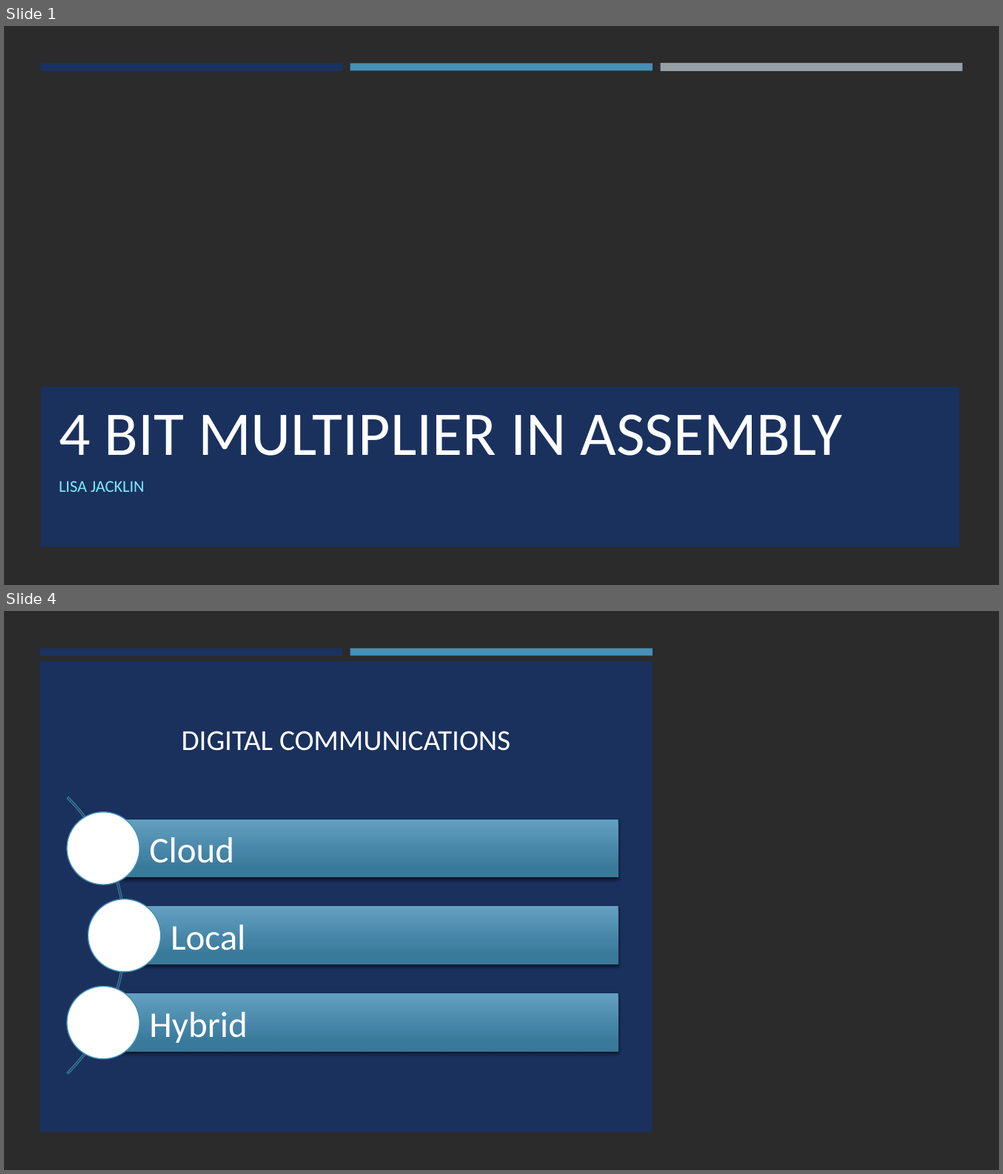
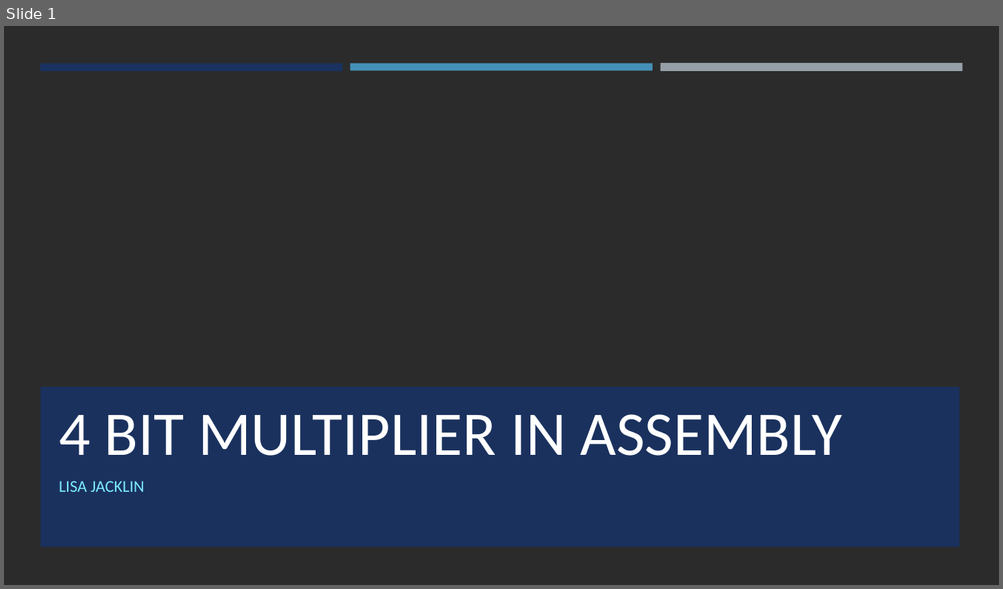
Before and after one commit to LisaJacklin/CS301_Project, a slide deck: CS301_ProjectPresentation.pptx. Shown one above the other, each under a label of ours: slides 1 and 4 before the commit, slide 1 after it; the slides between them are not shown. The pictures are 1003x1174 and 1003x589 pixels, drawn with LibreOffice and Linux fonts; fonts in the diff are those of the drawing; background and template pictures are left out; a plain dark background stands for a picture behind light text. Boxes give left, top, right and bottom in pixels: in the first picture for what was removed or moved away, otherwise in the second. Text is boxed around its words. In the diff, an @@ line names an element or a change of style, - is before the commit and + after.

```diff
--- a/CS301_ProjectPresentation.pptx
+++ b/CS301_ProjectPresentation.pptx
@@ slide 4 removed at (x1=4, y1=611, x2=999, y2=1170), background picture (left out) @@
@@ rectangle removed at (x1=4, y1=611, x2=999, y2=1170) @@
@@ rectangle removed at (x1=40, y1=648, x2=342, y2=655) @@
@@ rectangle removed at (x1=350, y1=648, x2=652, y2=655) @@
@@ rectangle removed at (x1=40, y1=662, x2=652, y2=1133) @@
@@ title removed at (x1=182, y1=731, x2=510, y2=751) @@
-DIGITAL COMMUNICATIONS
@@ group removed at (x1=4, y1=740, x2=618, y2=1132): 3 rectangles, 3 texts, 3 ellipses, 1 arch (boxed as its full ring) @@
-Cloud
-Local
-Hybrid
```
Also in this commit, not shown: 2 slides changed, 4 slides added, 1 other slide removed.
